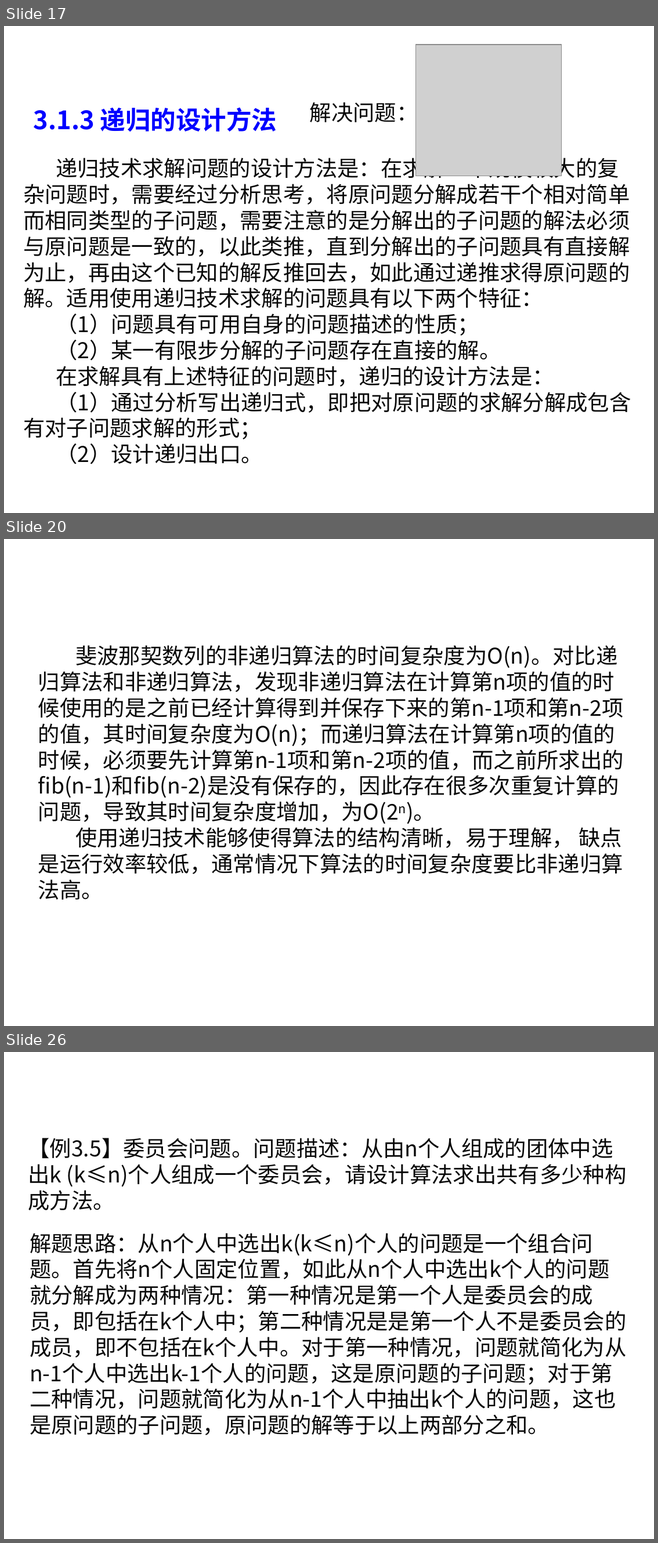
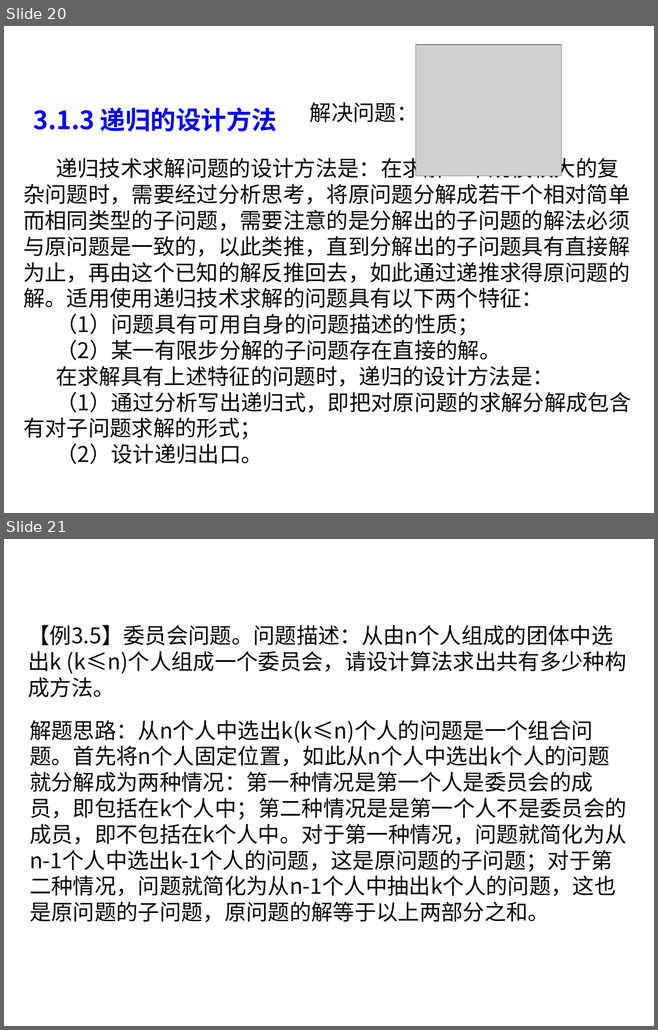
Before and after one commit to liutongling/DP, a slide deck: file/第3章 分治法计.pptx. Shown one above the other, each under a label of ours: slides 17, 20 and 26 before the commit, slides 20 and 21 after it; the slides between them are not shown. The pictures are 658x1543 and 658x1030 pixels, drawn with LibreOffice and Linux fonts; fonts in the diff are those of the drawing; grey boxes stand for pictures; background and template pictures are left out. Boxes give left, top, right and bottom in pixels: in the first picture for what was removed or moved away, otherwise in the second. Text is boxed around its words. In the diff, an @@ line names an element or a change of style, - is before the commit and + after.

```diff
--- a/file/第3章 分治法计.pptx
+++ b/file/第3章 分治法计.pptx
@@ slide 20 removed at (x1=4, y1=539, x2=654, y2=1026), background #FFFFFF @@
@@ text removed at (x1=38, y1=645, x2=623, y2=900) @@
-斐波那契数列的非递归算法的时间复杂度为O(n)。对比递归算法和非递归算法，发现非递归算法在计算第n项的值的时候使用的是之前已经计算得到并保存下来的第n-1项和第n-2项的值，其时间复杂度为O(n)；而递归算法在计算第n项的值的时候，必须要先计算第n-1项和第n-2项的值，而之前所求出的fib(n-1)和fib(n-2)是没有保存的，因此存在很多次重复计算的问题，导致其时间复杂度增加，为O(2n)。
-使用递归技术能够使得算法的结构清晰，易于理解， 缺点是运行效率较低，通常情况下算法的时间复杂度要比非递归算法高。
@@ what was slide 17 is now slide 20 @@
@@ what was slide 26 is now slide 21 @@
```
Also in this commit, not shown: 4 slides changed, 4 slides added, 9 other slides removed, 2 other files.
